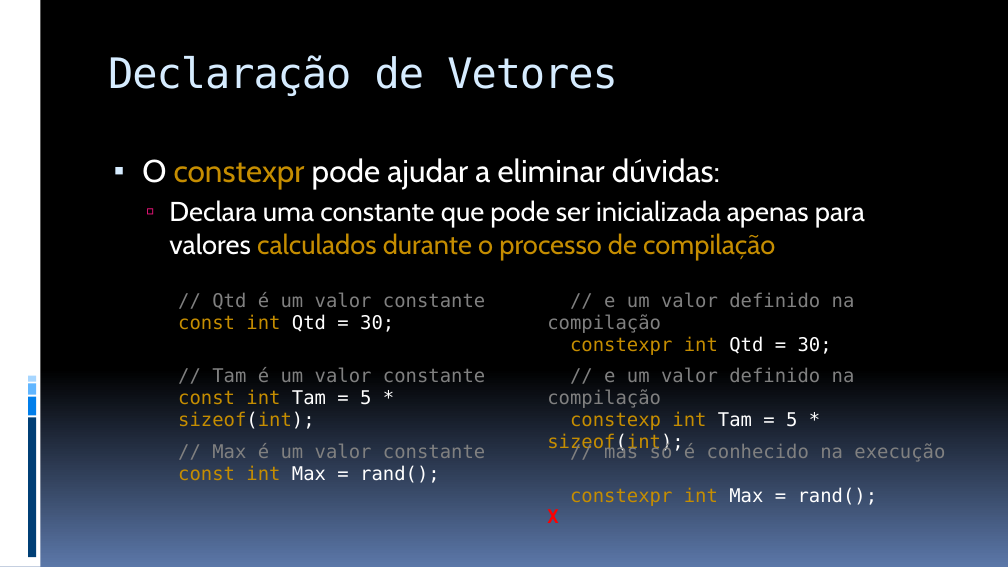
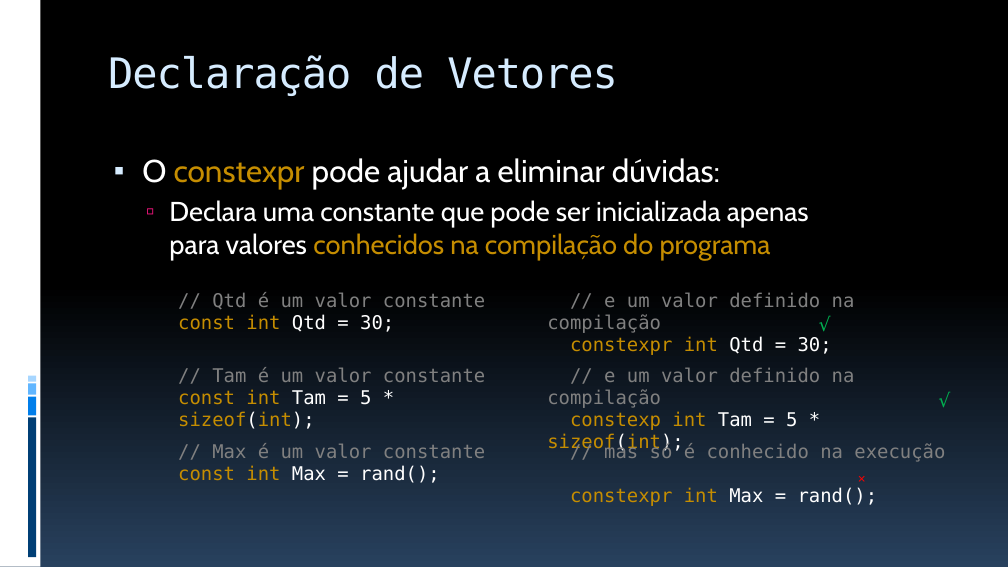
Before and after one commit to JudsonSS/ProgComp, a slide deck: slide 10 of Slides/10. Vetores.pptx. Drawn at 1008x567 pixels with LibreOffice and Linux fonts; fonts in the diff are those of the drawing. Boxes give left, top, right and bottom in pixels: in the first picture for what was removed or moved away, otherwise in the second. Text is boxed around its words. In the diff, an @@ line names an element or a change of style, - is before the commit and + after.

Commit message:
Novo Design

```diff
--- a/Slides/10. Vetores.pptx
+++ b/Slides/10. Vetores.pptx
@@ background gradient #000000 to #5B77A8 to gradient #000000 to #28415E @@
@@ text at (169, 200, 809, 260): text changed @@
-  ▫ Declara uma constante que pode ser inicializada apenas para valores calculados durante o processo de compilação
+  ▫ Declara uma constante que pode ser inicializada apenas
+    para valores conhecidos na compilação do programa
@@ text added at (811, 309, 837, 340), 18 pt, text #00B050 @@
+√
@@ text added at (931, 385, 957, 415), 18 pt, text #00B050 @@
+√
@@ table at (171, 437, 958, 513) @@
-row 1, column 2: // mas só é conhecido na execução / constexpr int Max = rand(); X
+row 1, column 2: // mas só é conhecido na execução / constexpr int Max = rand();
@@ text added at (851, 462, 876, 492), 18 pt, text #FF0000 @@
+×
```
Also in this commit, not shown: 29 other slides changed, 1 slide removed.
